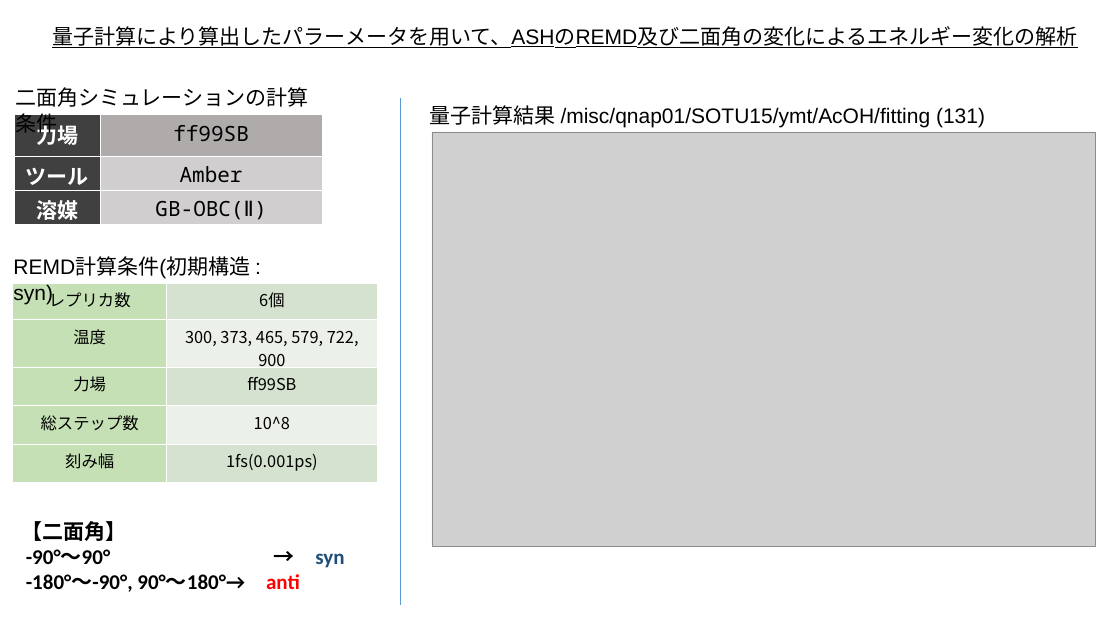
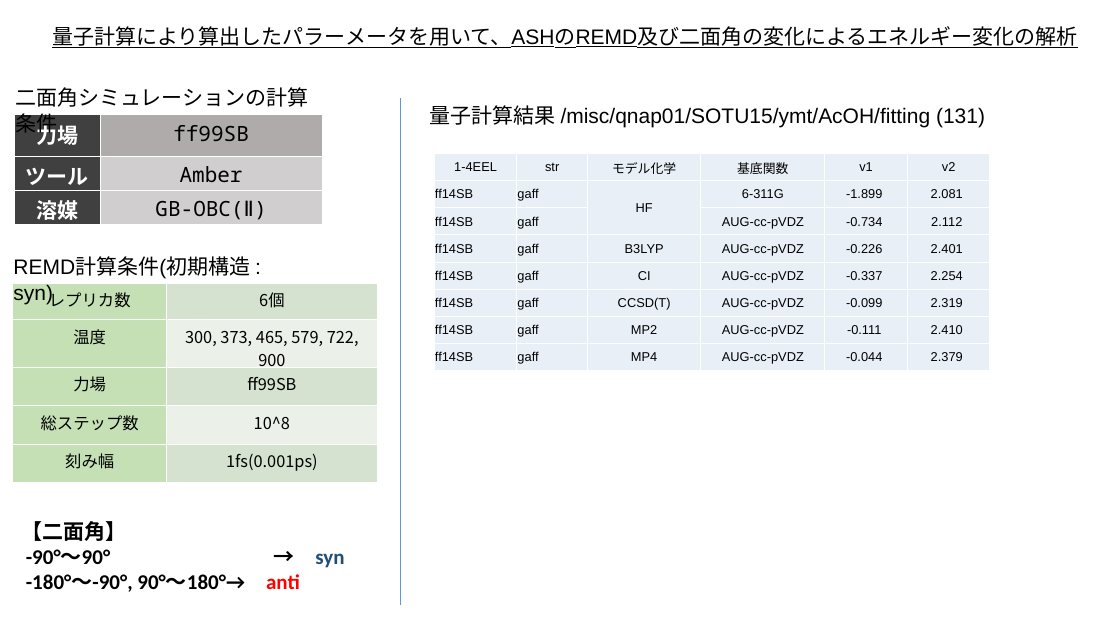
Before and after one commit to Onadius/Python_Labo, a slide deck: slide 7 of lab/SOTSURON/all_data/miyawaki_alldata_lab.pptx. Drawn at 1120x630 pixels with LibreOffice and Linux fonts; fonts in the diff are those of the drawing; grey boxes stand for pictures. Boxes give left, top, right and bottom in pixels: in the first picture for what was removed or moved away, otherwise in the second. Text is boxed around its words. In the diff, an @@ line names an element or a change of style, - is before the commit and + after.

```diff
--- a/lab/SOTSURON/all_data/miyawaki_alldata_lab.pptx
+++ b/lab/SOTSURON/all_data/miyawaki_alldata_lab.pptx
@@ picture removed at bbox=[432, 132, 1096, 546] @@
@@ table added at bbox=[434, 154, 989, 371], 8 rows, 6 columns @@
+1-4EEL | str | モデル化学 | 基底関数 | v1 | v2
+ff14SB | gaff | HF | 6-311G | -1.899 | 2.081
+ff14SB | gaff |  | AUG-cc-pVDZ | -0.734 | 2.112
+ff14SB | gaff | B3LYP | AUG-cc-pVDZ | -0.226 | 2.401
+ff14SB | gaff | CI | AUG-cc-pVDZ | -0.337 | 2.254
+ff14SB | gaff | CCSD(T) | AUG-cc-pVDZ | -0.099 | 2.319
+ff14SB | gaff | MP2 | AUG-cc-pVDZ | -0.111 | 2.410
+ff14SB | gaff | MP4 | AUG-cc-pVDZ | -0.044 | 2.379
```
Also in this commit, not shown: 2 other slides changed, 3 slides added, 15 other files.
